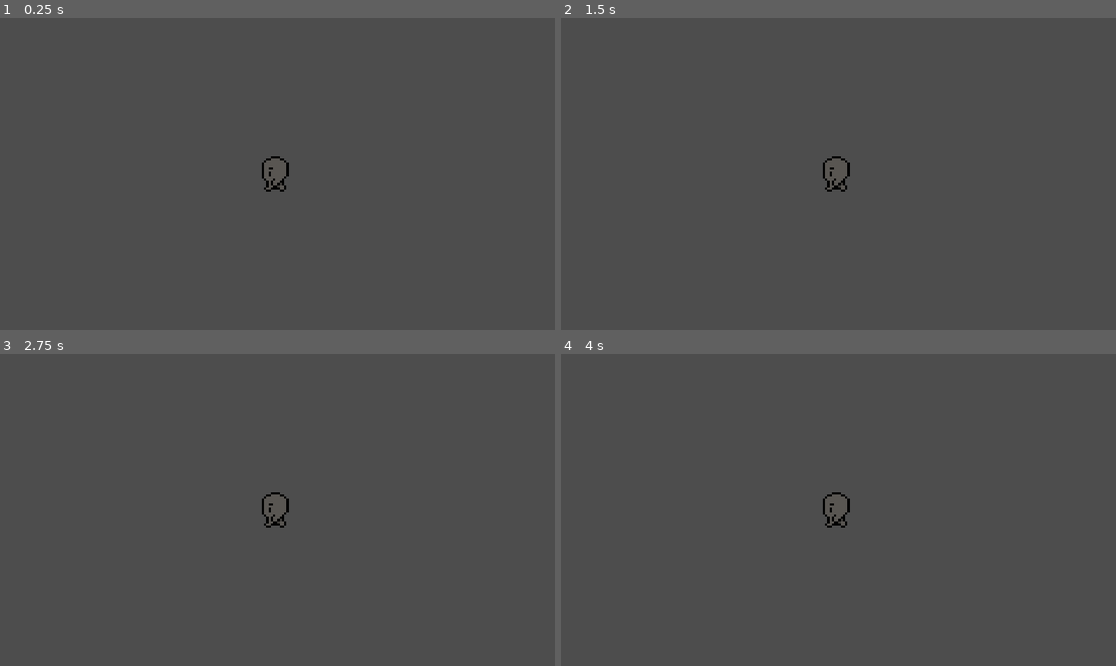
Above: before the commit, frames 1-4 (two rows, left to right).
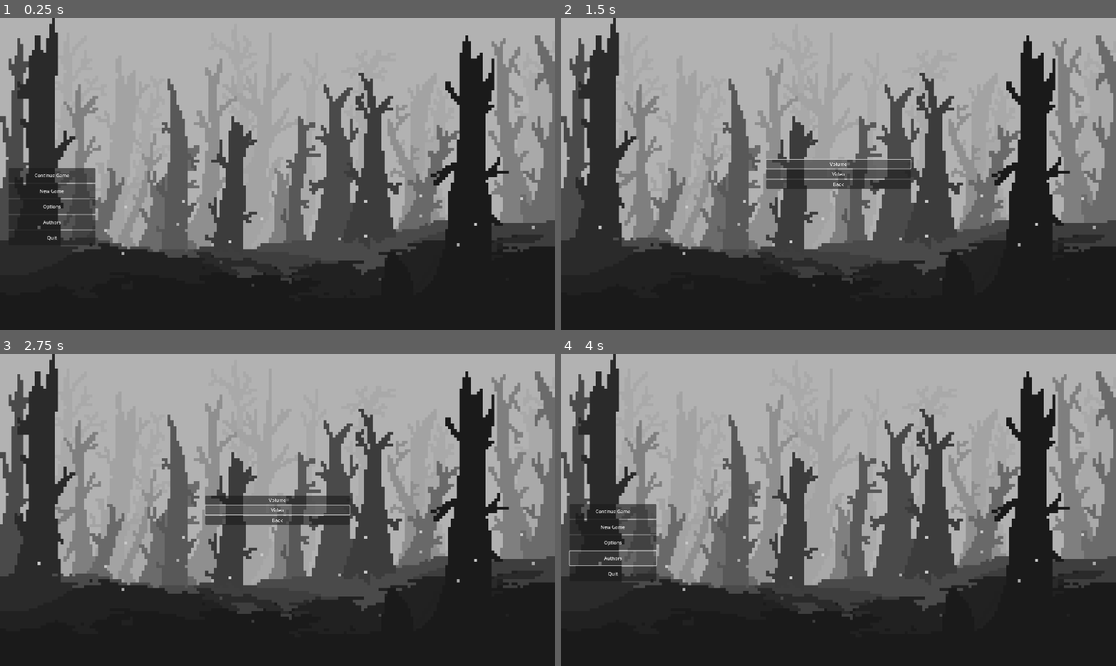
Above: after the commit, the same moments.

Repository: SosiskaKillerS/Darkness-of-the-Eternal-Lost---Songs-of-Twilight
Game: Godot game, scene res://main_menu.tscn
The game is run twice, just before and just after one commit, with the same random seed, the same clock (stepped at 60 frames per second) and the same inputs. Before the commit the project starts from res://level_1.tscn.
Inputs (mouse positions are in pixels of both pictures, inside the frame that each line leads up to):
- Up to frame 1 (0.25 s): no input
- Up to frame 2 (1.5 s): click (610, 205) at 0.5 s, where only the run after the commit has a clickable "Options"; click (838, 164) at 1.25 s, where only the run after the commit has a clickable "Volume"
- Up to frame 3 (2.75 s): click (277, 510) at 2 s, where only the run after the commit has a clickable "Video"
- Up to frame 4 (4 s): click (838, 519) at 2.75 s, where only the run after the commit has a clickable "Back"; click (610, 556) at 3.5 s, where only the run after the commit has a clickable "Authors"

The runs differ from the first frame. In frame 1, 84% of the frame differs, in the area x 0-100%, y 0-100%; in frame 2, 84%; in frame 3, 84%; in frame 4, 84%.

Commit message:
Main Manu Update 1
Ver 1 of MM

Diff:
--- /dev/null
+++ b/Authors.tscn
@@ -0,0 +1,60 @@
+[gd_scene load_steps=3 format=3 uid="uid://bi5qcxvp4lxpr"]
+
+[ext_resource type="Script" path="res://Options.gd" id="1_k5bf8"]
+[ext_resource type="Texture2D" uid="uid://c4ymfkowc0hn5" path="res://sprite_Darkness of the Eternal Lost - Songs of Twilight/UI - design/Main_Menu_pic.png" id="2_d7dm2"]
+
+[node name="Options" type="Control"]
+layout_mode = 3
+anchors_preset = 15
+anchor_right = 1.0
+anchor_bottom = 1.0
+grow_horizontal = 2
+grow_vertical = 2
+script = ExtResource("1_k5bf8")
+
+[node name="TextureRect" type="TextureRect" parent="."]
+layout_mode = 1
+anchors_preset = 15
+anchor_right = 1.0
+anchor_bottom = 1.0
+grow_horizontal = 2
+grow_vertical = 2
+texture = ExtResource("2_d7dm2")
+
+[node name="MarginContainer" type="MarginContainer" parent="."]
+layout_mode = 1
+anchors_preset = 8
+anchor_left = 0.5
+anchor_top = 0.5
+anchor_right = 0.5
+anchor_bottom = 0.5
+offset_left = -250.0
+offset_top = -85.5
+offset_right = 250.0
+offset_bottom = 85.5
+grow_horizontal = 2
+grow_vertical = 2
+
+[node name="VBoxContainer" type="VBoxContainer" parent="MarginContainer"]
+texture_filter = 1
+custom_minimum_size = Vector2(500, 0)
+layout_mode = 2
+size_flags_horizontal = 4
+size_flags_vertical = 4
+
+[node name="Volume" type="Button" parent="MarginContainer/VBoxContainer"]
+layout_mode = 2
+text = "Volume"
+
+[node name="Video" type="Button" parent="MarginContainer/VBoxContainer"]
+layout_mode = 2
+text = "Video"
+
+[node name="Back" type="Button" parent="MarginContainer/VBoxContainer"]
+layout_mode = 2
+text = "Back
+"
+
+[connection signal="pressed" from="MarginContainer/VBoxContainer/Volume" to="." method="_on_continue_game_pressed"]
+[connection signal="pressed" from="MarginContainer/VBoxContainer/Video" to="." method="_on_new_game_pressed"]
+[connection signal="pressed" from="MarginContainer/VBoxContainer/Back" to="." method="_on_quit_pressed"]
--- /dev/null
+++ b/Options.gd
@@ -0,0 +1,6 @@
+extends Control
+
+
+
+func _on_quit_pressed():
+	get_tree().change_scene_to_file("res://main_menu.tscn")
--- /dev/null
+++ b/Options.tscn
@@ -0,0 +1,60 @@
+[gd_scene load_steps=3 format=3 uid="uid://cyd7ydjpok2fk"]
+
+[ext_resource type="Script" path="res://Options.gd" id="1_e756c"]
+[ext_resource type="Texture2D" uid="uid://c4ymfkowc0hn5" path="res://sprite_Darkness of the Eternal Lost - Songs of Twilight/UI - design/Main_Menu_pic.png" id="2_6hqg1"]
+
+[node name="Options" type="Control"]
+layout_mode = 3
+anchors_preset = 15
+anchor_right = 1.0
+anchor_bottom = 1.0
+grow_horizontal = 2
+grow_vertical = 2
+script = ExtResource("1_e756c")
+
+[node name="TextureRect" type="TextureRect" parent="."]
+layout_mode = 1
+anchors_preset = 15
+anchor_right = 1.0
+anchor_bottom = 1.0
+grow_horizontal = 2
+grow_vertical = 2
+texture = ExtResource("2_6hqg1")
+
+[node name="MarginContainer" type="MarginContainer" parent="."]
+layout_mode = 1
+anchors_preset = 8
+anchor_left = 0.5
+anchor_top = 0.5
+anchor_right = 0.5
+anchor_bottom = 0.5
+offset_left = -250.0
+offset_top = -85.5
+offset_right = 250.0
+offset_bottom = 85.5
+grow_horizontal = 2
+grow_vertical = 2
+
+[node name="VBoxContainer" type="VBoxContainer" parent="MarginContainer"]
+texture_filter = 1
+custom_minimum_size = Vector2(500, 0)
+layout_mode = 2
+size_flags_horizontal = 4
+size_flags_vertical = 4
+
+[node name="Volume" type="Button" parent="MarginContainer/VBoxContainer"]
+layout_mode = 2
+text = "Volume"
+
+[node name="Video" type="Button" parent="MarginContainer/VBoxContainer"]
+layout_mode = 2
+text = "Video"
+
+[node name="Back" type="Button" parent="MarginContainer/VBoxContainer"]
+layout_mode = 2
+text = "Back
+"
+
+[connection signal="pressed" from="MarginContainer/VBoxContainer/Volume" to="." method="_on_continue_game_pressed"]
+[connection signal="pressed" from="MarginContainer/VBoxContainer/Video" to="." method="_on_new_game_pressed"]
+[connection signal="pressed" from="MarginContainer/VBoxContainer/Back" to="." method="_on_quit_pressed"]
--- a/level_1.tscn
+++ b/level_1.tscn
@@ -114,7 +114,7 @@
 "walkup": SubResource("Animation_kyo6s")
 }
 
-[node name="Level 1" type="Node2D"]
+[node name="Game" type="Node2D"]
 
 [node name="Player" type="CharacterBody2D" parent="."]
 position = Vector2(960, 540)
--- /dev/null
+++ b/main_menu.gd
@@ -0,0 +1,21 @@
+extends Control
+
+
+func _on_continue_game_pressed():
+	get_tree().change_scene_to_file("res://level_1.tscn")
+
+
+func _on_new_game_pressed():
+	pass
+
+
+func _on_options_pressed():
+	get_tree().change_scene_to_file("res://Options.tscn")
+
+
+func _on_authors_pressed():
+	pass # Replace with function body.
+
+
+func _on_quit_pressed():
+	get_tree().quit()
--- /dev/null
+++ b/main_menu.tscn
@@ -0,0 +1,76 @@
+[gd_scene load_steps=3 format=3 uid="uid://cgtvq0p4o7ue3"]
+
+[ext_resource type="Script" path="res://main_menu.gd" id="1_hie68"]
+[ext_resource type="Texture2D" uid="uid://c4ymfkowc0hn5" path="res://sprite_Darkness of the Eternal Lost - Songs of Twilight/UI - design/Main_Menu_pic.png" id="2_5dlmf"]
+
+[node name="Main Menu" type="Control"]
+layout_mode = 3
+anchors_preset = 15
+anchor_right = 1.0
+anchor_bottom = 1.0
+grow_horizontal = 2
+grow_vertical = 2
+script = ExtResource("1_hie68")
+
+[node name="TextureRect" type="TextureRect" parent="."]
+layout_mode = 1
+anchors_preset = 15
+anchor_right = 1.0
+anchor_bottom = 1.0
+grow_horizontal = 2
+grow_vertical = 2
+texture = ExtResource("2_5dlmf")
+
+[node name="MarginContainer" type="MarginContainer" parent="."]
+layout_mode = 1
+anchors_preset = 4
+anchor_top = 0.5
+anchor_bottom = 0.5
+offset_left = 30.0
+offset_top = 27.0
+offset_right = 730.0
+offset_bottom = 198.0
+grow_vertical = 2
+
+[node name="VBoxContainer" type="VBoxContainer" parent="MarginContainer"]
+texture_filter = 1
+custom_minimum_size = Vector2(700, 0)
+layout_mode = 2
+
+[node name="Continue Game" type="Button" parent="MarginContainer/VBoxContainer"]
+custom_minimum_size = Vector2(300, 50)
+layout_mode = 2
+size_flags_horizontal = 0
+size_flags_vertical = 0
+text = "Continue Game"
+
+[node name="New Game" type="Button" parent="MarginContainer/VBoxContainer"]
+custom_minimum_size = Vector2(300, 50)
+layout_mode = 2
+size_flags_horizontal = 0
+text = "New Game"
+
+[node name="Options" type="Button" parent="MarginContainer/VBoxContainer"]
+custom_minimum_size = Vector2(300, 50)
+layout_mode = 2
+size_flags_horizontal = 0
+text = "Options
+"
+
+[node name="Authors" type="Button" parent="MarginContainer/VBoxContainer"]
+custom_minimum_size = Vector2(300, 50)
+layout_mode = 2
+size_flags_horizontal = 0
+text = "Authors"
+
+[node name="Quit" type="Button" parent="MarginContainer/VBoxContainer"]
+custom_minimum_size = Vector2(300, 50)
+layout_mode = 2
+size_flags_horizontal = 0
+text = "Quit"
+
+[connection signal="pressed" from="MarginContainer/VBoxContainer/Continue Game" to="." method="_on_continue_game_pressed"]
+[connection signal="pressed" from="MarginContainer/VBoxContainer/New Game" to="." method="_on_new_game_pressed"]
+[connection signal="pressed" from="MarginContainer/VBoxContainer/Options" to="." method="_on_options_pressed"]
+[connection signal="pressed" from="MarginContainer/VBoxContainer/Authors" to="." method="_on_authors_pressed"]
+[connection signal="pressed" from="MarginContainer/VBoxContainer/Quit" to="." method="_on_quit_pressed"]
--- a/project.godot
+++ b/project.godot
@@ -12,14 +12,17 @@
 
 config/name="Darkness of the Eternal Lost - Songs of Twilight"
 config/version="1"
-run/main_scene="res://level_1.tscn"
+run/main_scene="res://main_menu.tscn"
 config/features=PackedStringArray("4.2", "Forward Plus")
+boot_splash/bg_color=Color(0.141176, 0.141176, 0.141176, 1)
 config/icon="res://icon.svg"
 
 [display]
 
 window/size/viewport_width=1920
 window/size/viewport_height=1080
+mouse_cursor/custom_image="res://sprite_Darkness of the Eternal Lost - Songs of Twilight/UI - design/cursor.png"
+mouse_cursor/custom_image_hotspot=Vector2(3, 32)
 
 [input]
 
